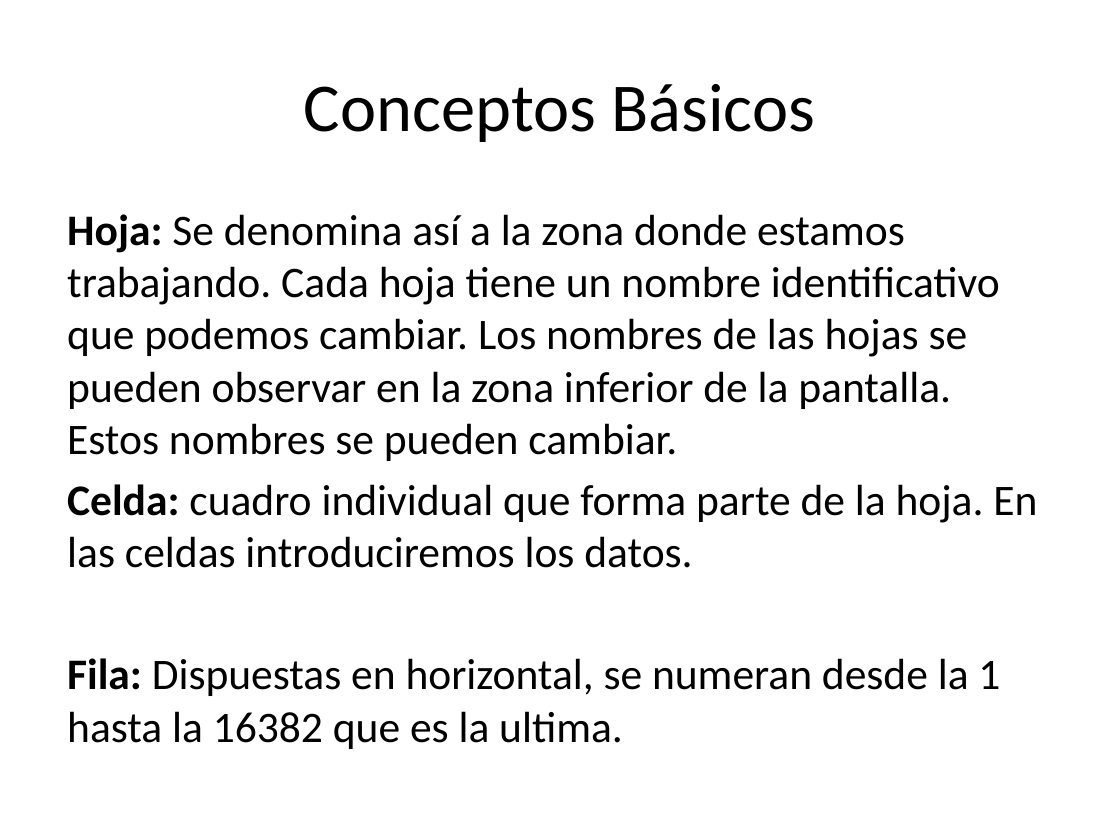
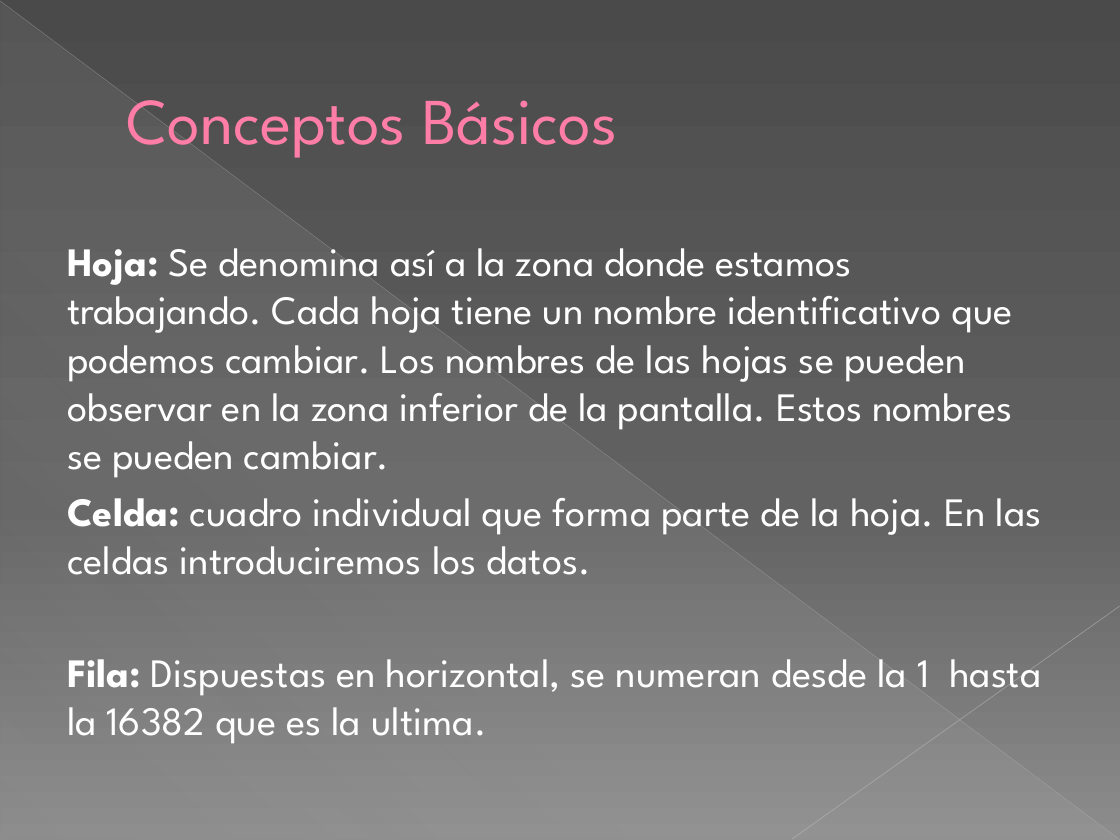
Before and after one commit to kleberloayzacastro/universidad, a slide deck: slide 5 of 2015-2016/clases/computacion_aplicada_2/clase_1/clase1.pptx. Drawn at 1120x840 pixels with LibreOffice and Linux fonts; fonts in the diff are those of the drawing. Boxes give left, top, right and bottom in pixels: in the first picture for what was removed or moved away, otherwise in the second. Text is boxed around its words. In the diff, an @@ line names an element or a change of style, - is before the commit and + after.

```diff
--- a/2015-2016/clases/computacion_aplicada_2/clase_1/clase1.pptx
+++ b/2015-2016/clases/computacion_aplicada_2/clase_1/clase1.pptx
@@ background #FFFFFF to gradient #4A4A4A to #626262 to #8C8C8C @@
@@ line added from (0, 1) to (1119, 839), #BFBFBF 0.39 pt @@
@@ right triangle added at [1,2,1119,840], fill gradient #D2D2D2 @@
@@ title "Conceptos Básicos" at [126,100,618,158]: size 44 to 42 pt, font Calibri to League Spartan, text colour #000000 to #FF7DA7, letter outline none to #B12761 0.5 pt; alignment centre to left; indent changed @@
@@ text "Hoja: Se denomina así a ...": place and size @@
-text "Hoja: Se denomina así a ..." at [67,214,1037,749]
+text "Hoja: Se denomina así a ..." at [67,248,1041,744]
@@ text "Hoja: Se denomina así a ..." at [67,248,1041,744]: size 28 to 25.9 pt, font Calibri to League Spartan, text colour #000000 to #FFFFFF @@
@@ line added from (1120, 606) to (792, 839), #C6C6C6 0.47 pt @@
```
Also in this commit, not shown: 18 other slides changed, 4 slides added, 1 slide removed, 3 other files.
